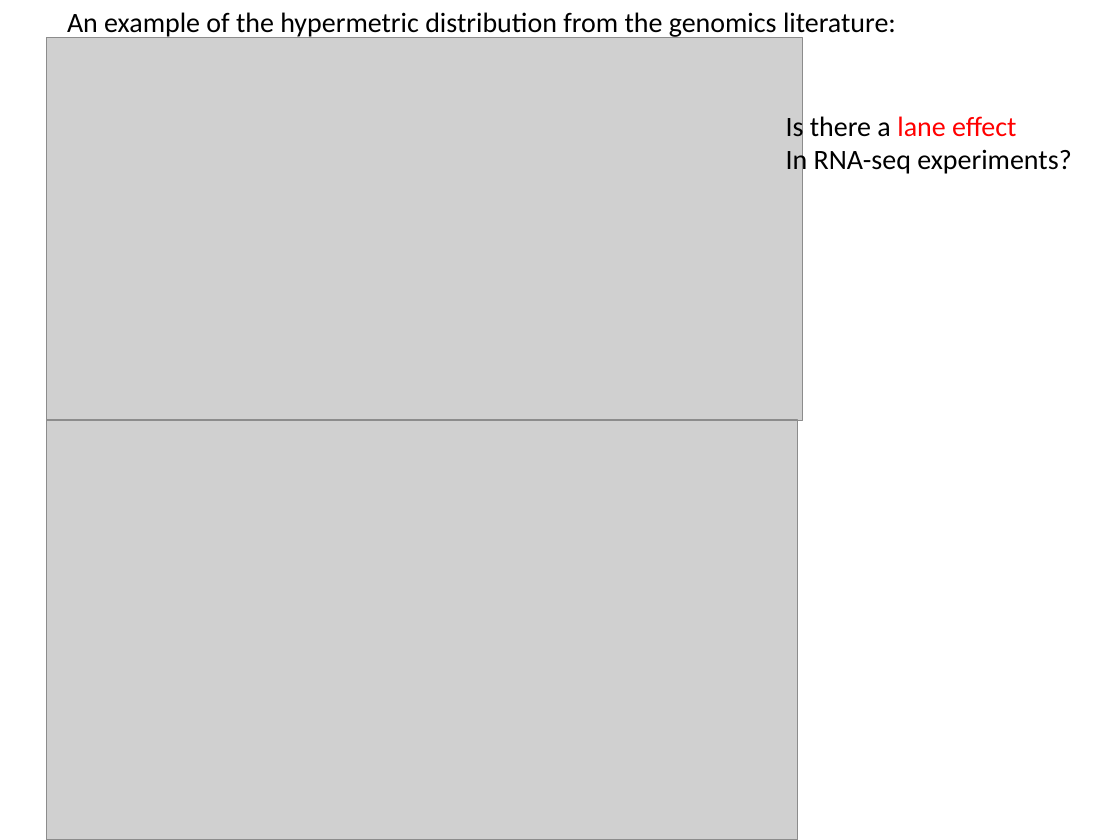
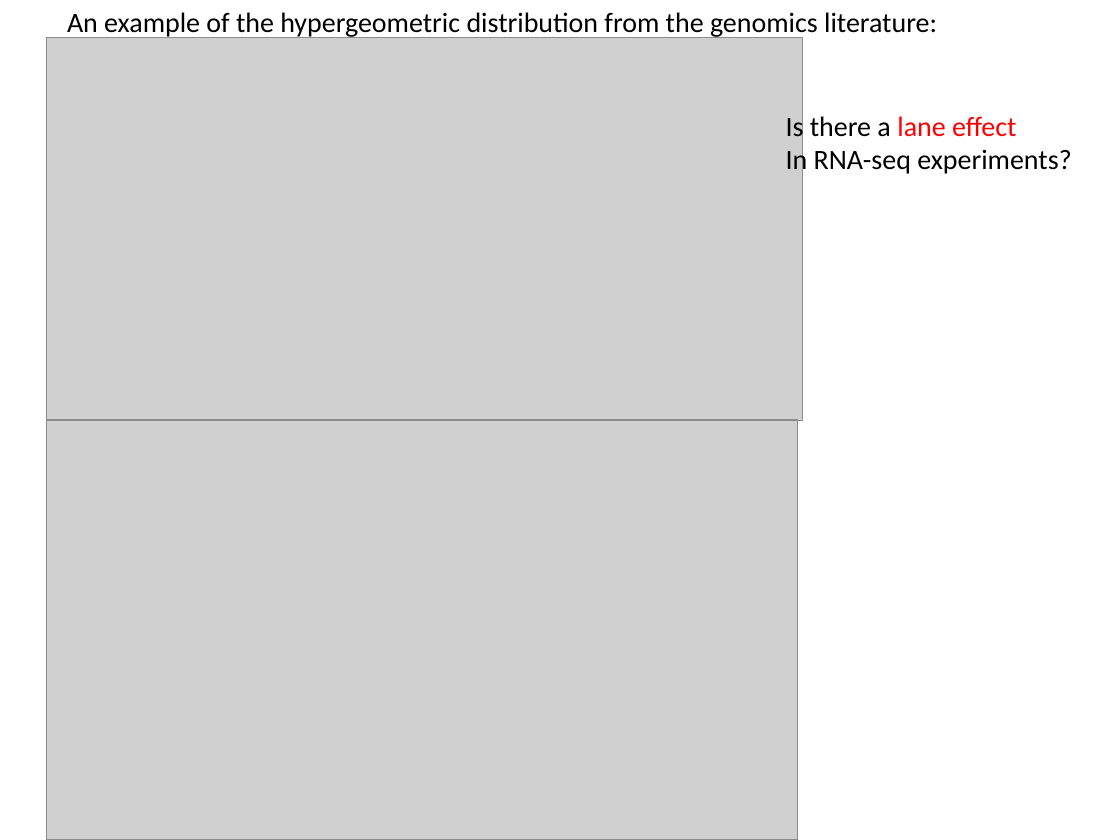
Before and after one commit to afodor/afodor.github.io, a slide deck: slide 15 of classes/stats2016/Lecture07.pptx. Drawn at 1120x840 pixels with LibreOffice and Linux fonts; fonts in the diff are those of the drawing; grey boxes stand for pictures. Boxes give left, top, right and bottom in pixels: in the first picture for what was removed or moved away, otherwise in the second. Text is boxed around its words. In the diff, an @@ line names an element or a change of style, - is before the commit and + after.

```diff
--- a/classes/stats2016/Lecture07.pptx
+++ b/classes/stats2016/Lecture07.pptx
@@ text at [67,12,937,39]: text changed @@
-An example of the hypermetric distribution from the genomics literature:
+An example of the hypergeometric distribution from the genomics literature:
```
Also in this commit, not shown: 1 other slide changed, 2 other files.
